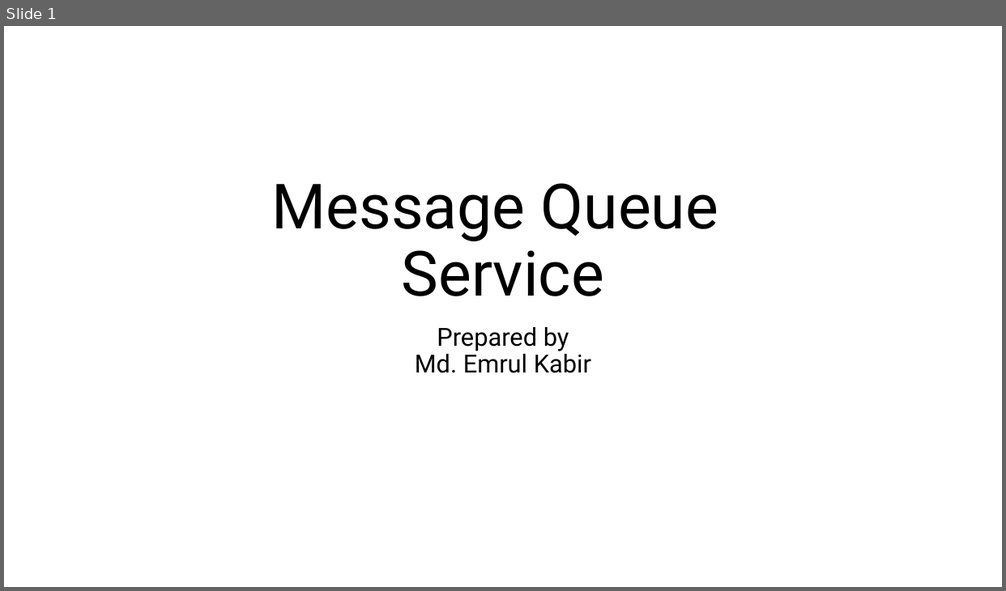
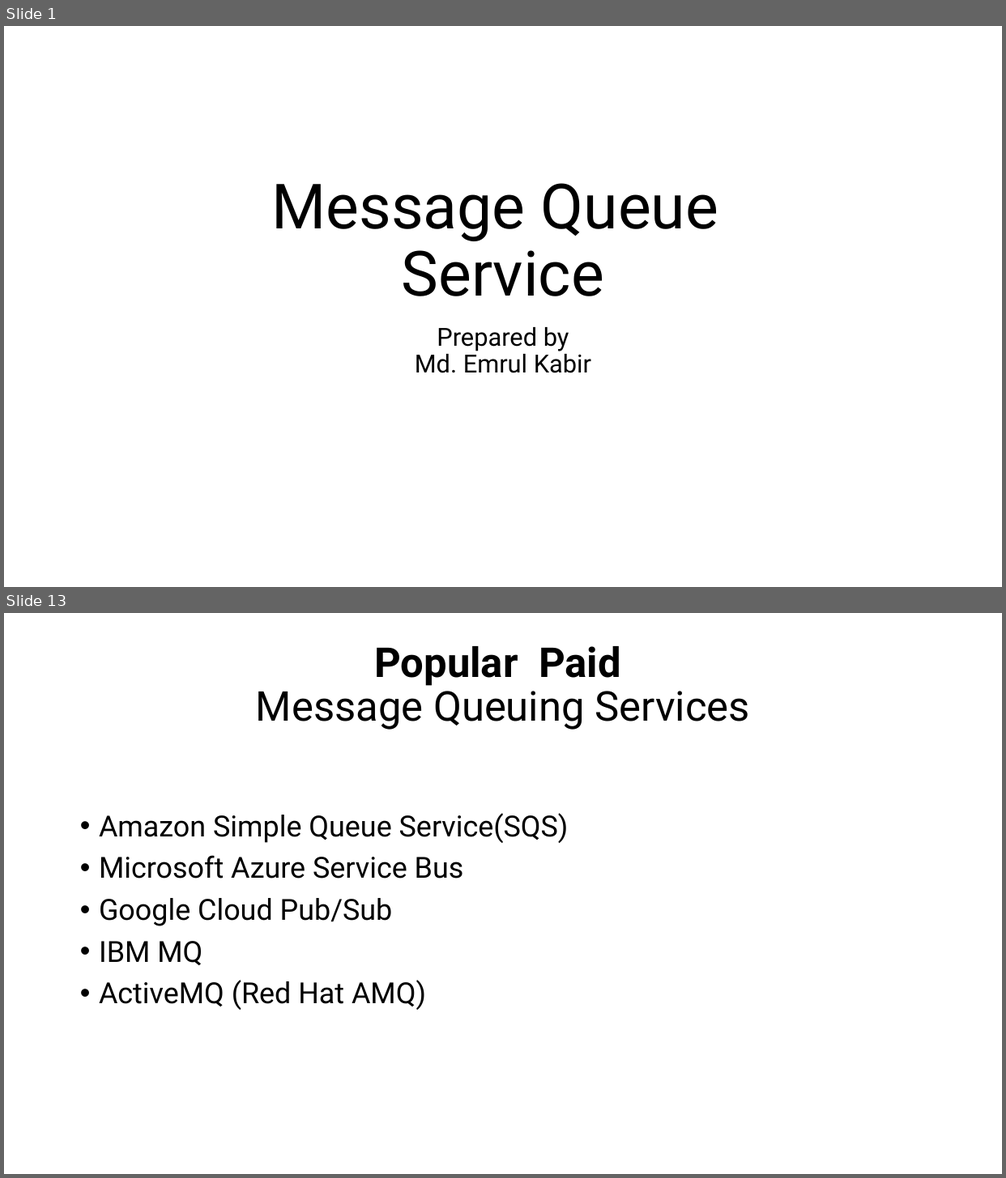
Before and after one commit to emrul11/OSL-MessageQueueService, a slide deck: Documents/MessageQueueService.pptx. Shown one above the other, each under a label of ours: slide 1 before the commit, slides 1 and 13 after it; the slides between them are not shown. The pictures are 1006x591 and 1006x1178 pixels, drawn with LibreOffice and Linux fonts; fonts in the diff are those of the drawing. Boxes give left, top, right and bottom in pixels: in the first picture for what was removed or moved away, otherwise in the second. Text is boxed around its words. In the diff, an @@ line names an element or a change of style, - is before the commit and + after.

```diff
--- a/Documents/MessageQueueService.pptx
+++ b/Documents/MessageQueueService.pptx
@@ slide 13 added at bbox=[4, 613, 1002, 1174], background #FFFFFF @@
@@ title added at bbox=[256, 646, 749, 730], 39.6 pt, text #000000 @@
+Popular Paid
+Message Queuing Services
@@ text added at bbox=[99, 813, 569, 1010], 28 pt, text #000000 @@
+• Amazon Simple Queue Service(SQS)
+• Microsoft Azure Service Bus
+• Google Cloud Pub/Sub
+• IBM MQ
+• ActiveMQ (Red Hat AMQ)
```
Also in this commit, not shown: 5 slides changed, 19 other slides added.
